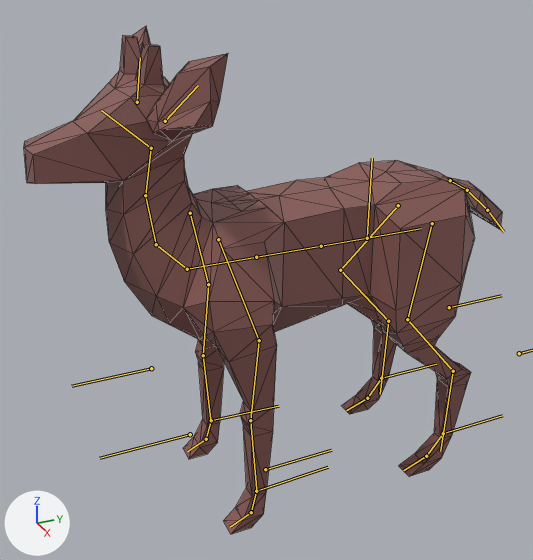
The glTF model Assets_in_Progress/DeerCreature.glb as it was, and as the next commit left it.
Rendered twice from a 50 mm lens placed at (12.4, -5.56, 10.96), pointed at (-0.32, 0.16, 4.6). Lighting does not change. The marker at lower left points along +X, +Y and +Z. The bones that bend it are drawn over the model as lines. Mesh edges are drawn as thin lines.

Objects in the first picture: 'Deer'.
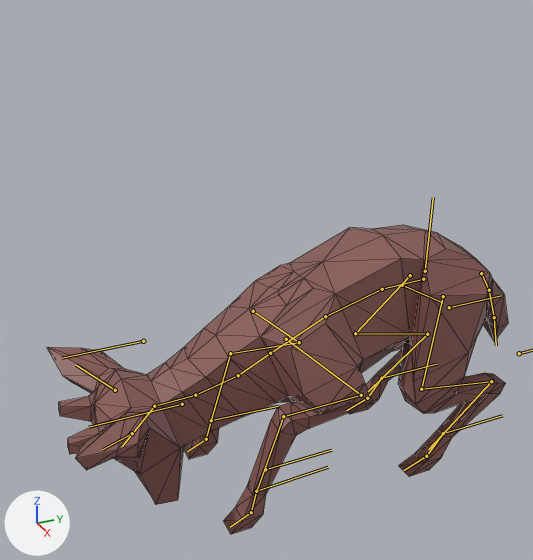
The newer file adds an action. The first version stands in its rest pose; the second is drawn at frame 6 of the action 'Deer_Attack'.

Pixel boxes [x1, y1, x2, y2] of what changed, in the pictures (533 x 560 px):
'Deer', posed (39% shorter): before [24, 26, 502, 534]; after [47, 225, 508, 534]
bone 'rig_CTRL', root to tip: before (367, 238) to (372, 158); after (425, 271) to (433, 197)
bone 'pelvis', root to tip: before (367, 238) to (421, 228); after (402, 285) to (442, 302)
bone 'backLeg.001.L', root to tip: before (432, 223) to (407, 319); after (443, 296) to (421, 389)
bone 'backLeg.002.L', root to tip: before (407, 319) to (453, 371); after (421, 389) to (491, 381)
bone 'backLeg.003.L', root to tip: before (453, 371) to (440, 451); after (491, 381) to (428, 449)
bone 'backLeg.001.R', root to tip: before (398, 205) to (340, 270); after (410, 275) to (355, 333)
bone 'backLeg.002.R', root to tip: before (340, 270) to (388, 321); after (355, 333) to (427, 334)
bone 'backLeg.003.R', root to tip: before (388, 321) to (380, 394); after (427, 334) to (368, 391)
bone 'spine.003', root to tip: before (367, 238) to (321, 246); after (423, 279) to (382, 289)
bone 'spine.002', root to tip: before (321, 246) to (256, 257); after (382, 289) to (325, 316)
bone 'spine.001', root to tip: before (256, 257) to (187, 269); after (325, 316) to (270, 353)
bone 'frontLeg.001.L', root to tip: before (218, 239) to (259, 340); after (286, 339) to (361, 395)
bone 'frontLeg.002.L', root to tip: before (259, 340) to (250, 420); after (361, 395) to (283, 416)
bone 'frontLeg.003.L', root to tip: before (250, 420) to (256, 489); after (283, 416) to (257, 489)
bone 'frontLeg.001.R', root to tip: before (190, 213) to (208, 284); after (253, 311) to (299, 342)
bone 'frontLeg.002.R', root to tip: before (208, 284) to (203, 355); after (299, 342) to (230, 353)
bone 'frontLeg.003.R', root to tip: before (203, 355) to (210, 419); after (230, 353) to (211, 419)
bone 'neck.001', root to tip: before (187, 269) to (156, 244); after (270, 353) to (238, 375)
bone 'neck.002', root to tip: before (156, 244) to (145, 195); after (238, 375) to (195, 395)
bone 'neck.003', root to tip: before (145, 195) to (151, 148); after (195, 395) to (154, 406)
bone 'head', root to tip: before (151, 148) to (101, 110); after (154, 406) to (122, 446)

The change in detail:
Bone 'rig_CTRL' (bone_rig_ctrl) moves from (0.0, 0.0, 0.0) to (0.0, -1.05, 1.58).
Bone 'rig_CTRL' (bone_rig_ctrl) turns from (0, 0, 0) to (1, 0, 0) degrees about its own x, y and z.
Bone 'pelvis' (bone_pelvis) moves from (0.0, 0.0, 0.0) to (0.0, -0.59, -0.24).
Bone 'pelvis' (bone_pelvis) turns from (0, 0, 0) to (-29, 0, 0) degrees about its own x, y and z.
Bone 'backLeg.001.L' (bone_backleg_001_l) moves from (0.0, 0.0, 0.0) to (0.36, 0.36, -0.14).
Bone 'backLeg.001.L' (bone_backleg_001_l) turns from (0, 0, 0) to (3, 11, 29) degrees about its own x, y and z.
Bone 'backLeg.002.L' (bone_backleg_002_l) turns from (0, 0, 0) to (-2, 2, 36) degrees about its own x, y and z.
Bone 'backLeg.003.L' (bone_backleg_003_l) turns from (0, 0, 0) to (3, 3, -86) degrees about its own x, y and z.
Bone 'backLeg.001.R' (bone_backleg_001_r) moves from (0.0, 0.0, 0.0) to (-0.36, 0.36, -0.14).
Bone 'backLeg.001.R' (bone_backleg_001_r) turns from (0, 0, 0) to (3, -11, -29) degrees about its own x, y and z.
Bone 'backLeg.002.R' (bone_backleg_002_r) turns from (0, 0, 0) to (-2, 0, -37) degrees about its own x, y and z.
Bone 'backLeg.003.R' (bone_backleg_003_r) turns from (0, 0, 0) to (3, -3, 86) degrees about its own x, y and z.
Bone 'spine.003' (bone_spine_003) moves from (0.0, 0.0, 0.0) to (0.0, 0.03, -0.19).
Bone 'spine.003' (bone_spine_003) turns from (0, 0, 0) to (-3, 0, 0) degrees about its own x, y and z.
Bone 'spine.002' (bone_spine_002) turns from (0, 0, 0) to (-12, 0, 0) degrees about its own x, y and z.
Bone 'spine.001' (bone_spine_001) turns from (0, 0, 0) to (-8, 2, 2) degrees about its own x, y and z.
Bone 'frontLeg.001.L' (bone_frontleg_001_l) moves from (0.0, 0.0, 0.0) to (0.18, 0.15, -0.06).
Bone 'frontLeg.001.L' (bone_frontleg_001_l) turns from (0, 0, 0) to (1, 2, 7) degrees about its own x, y and z.
Bone 'frontLeg.002.L' (bone_frontleg_002_l) turns from (0, 0, 0) to (-3, -3, -112) degrees about its own x, y and z.
Bone 'frontLeg.003.L' (bone_frontleg_003_l) turns from (0, 0, 0) to (0, 0, 59) degrees about its own x, y and z.
Bone 'frontLeg.001.R' (bone_frontleg_001_r) moves from (0.0, 0.0, 0.0) to (-0.17, 0.16, -0.04).
Bone 'frontLeg.001.R' (bone_frontleg_001_r) turns from (0, 0, 0) to (0, -2, -7) degrees about its own x, y and z.
Bone 'frontLeg.002.R' (bone_frontleg_002_r) turns from (0, 0, 0) to (2, -5, 118) degrees about its own x, y and z.
Bone 'frontLeg.003.R' (bone_frontleg_003_r) turns from (0, 0, 0) to (0, 0, -66) degrees about its own x, y and z.
Bone 'neck.001' (bone_neck_001) turns from (0, 0, 0) to (-48, -1, -2) degrees about its own x, y and z.
Bone 'neck.002' (bone_neck_002) turns from (0, 0, 0) to (-23, 0, -1) degrees about its own x, y and z.
Bone 'neck.003' (bone_neck_003) turns from (0, 0, 0) to (-10, -1, 0) degrees about its own x, y and z.
Bone 'head' (bone_head) turns from (0, 0, 0) to (16, 1, 0) degrees about its own x, y and z.
